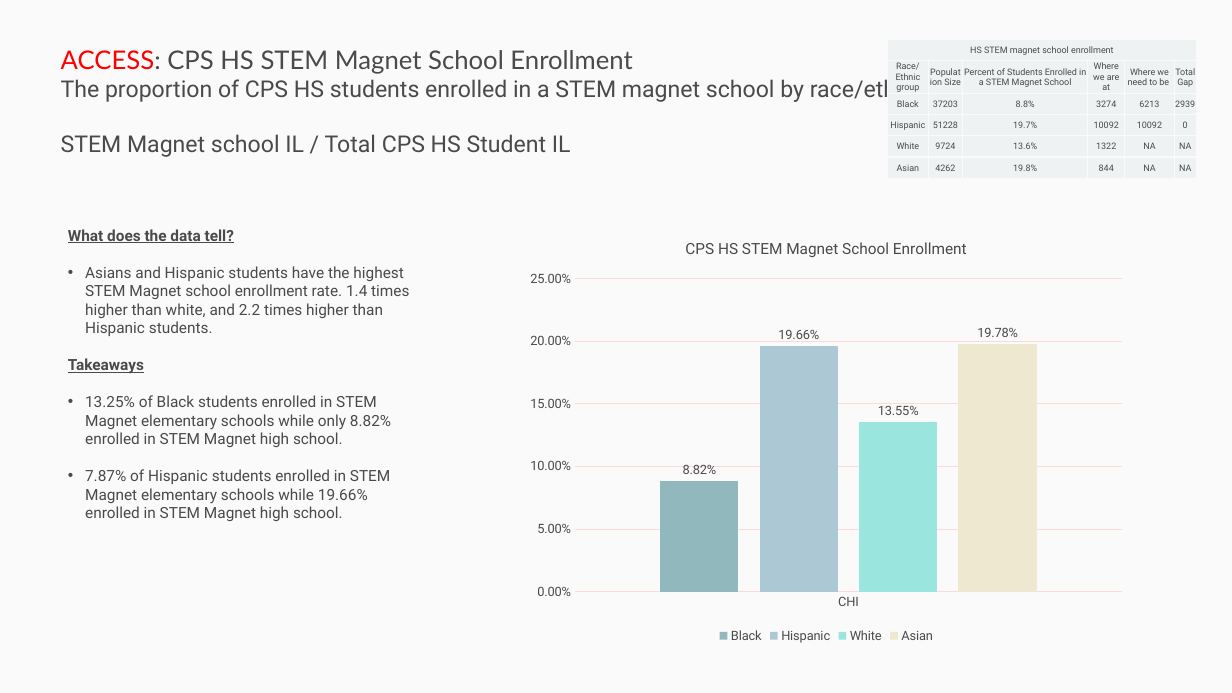
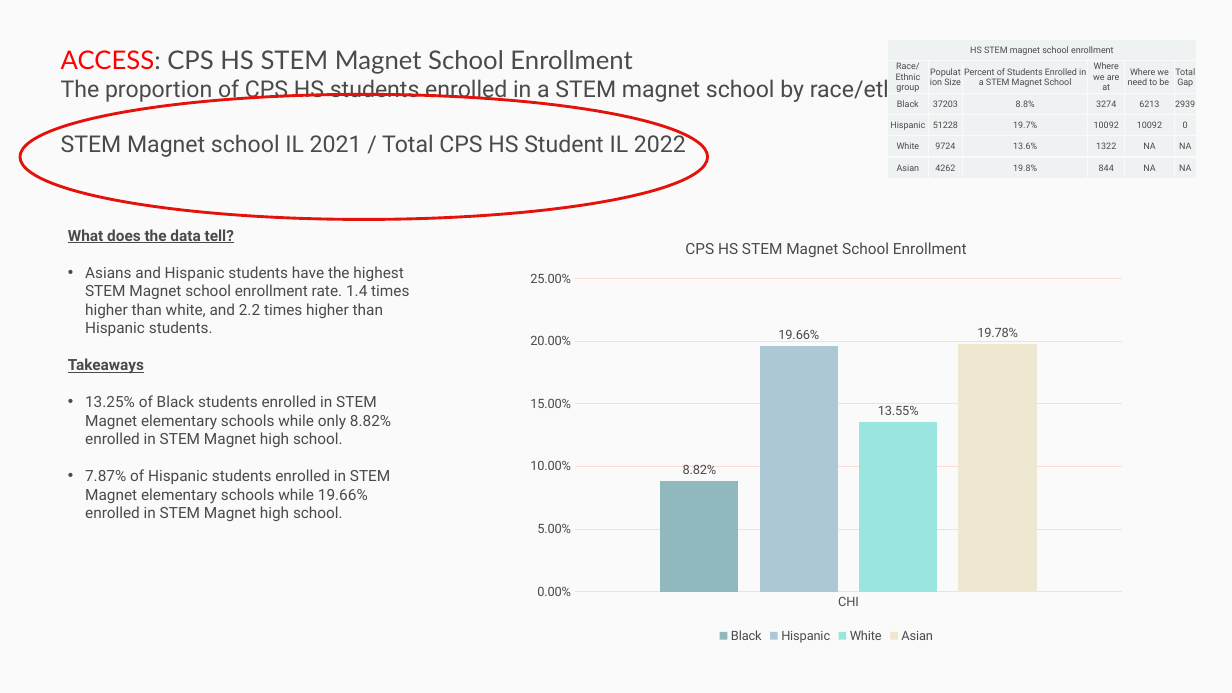
Before and after one commit to p33chicago/P33-DEI-dashboard-project, a slide deck: slide 17 of docs/Deep diving plots.pptx. Drawn at 1232x693 pixels with LibreOffice and Linux fonts; fonts in the diff are those of the drawing. Boxes give left, top, right and bottom in pixels: in the first picture for what was removed or moved away, otherwise in the second. Text is boxed around its words. In the diff, an @@ line names an element or a change of style, - is before the commit and + after.

```diff
--- a/docs/Deep diving plots.pptx
+++ b/docs/Deep diving plots.pptx
@@ ellipse added at [20,94,708,219], outline #E3120B 2.25 pt @@
@@ text at [61,132,686,157]: text changed @@
-STEM Magnet school IL / Total CPS HS Student IL
+STEM Magnet school IL 2021 / Total CPS HS Student IL 2022
```
Also in this commit, not shown: 10 other slides changed, 1 other file.
